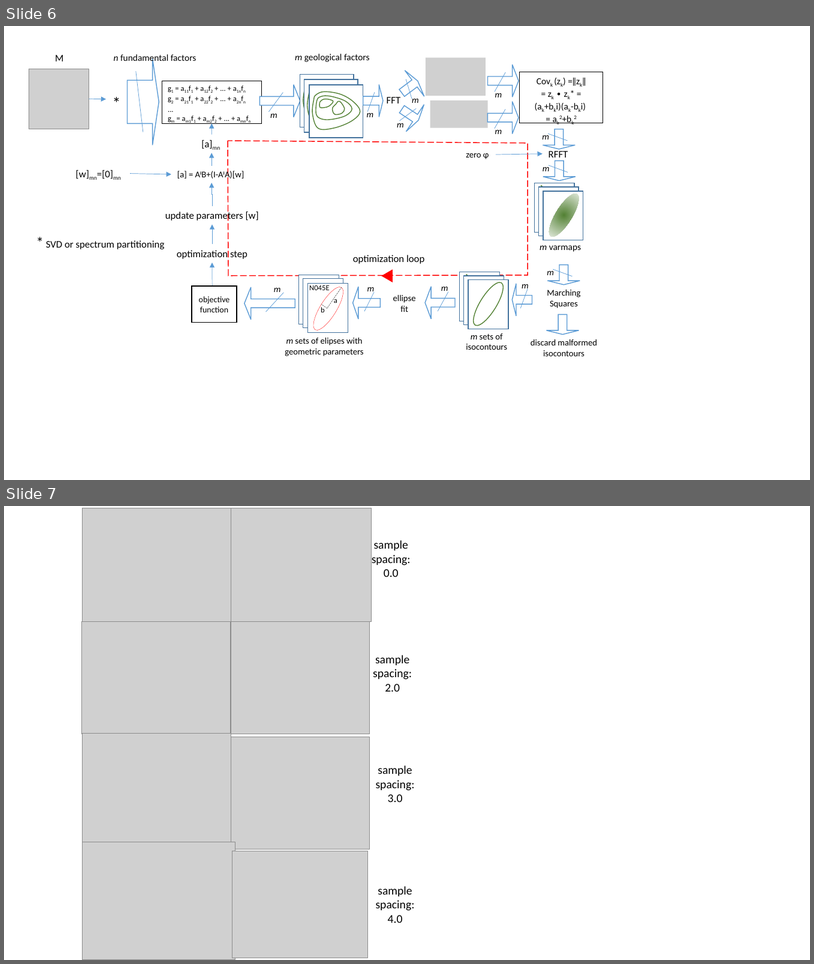
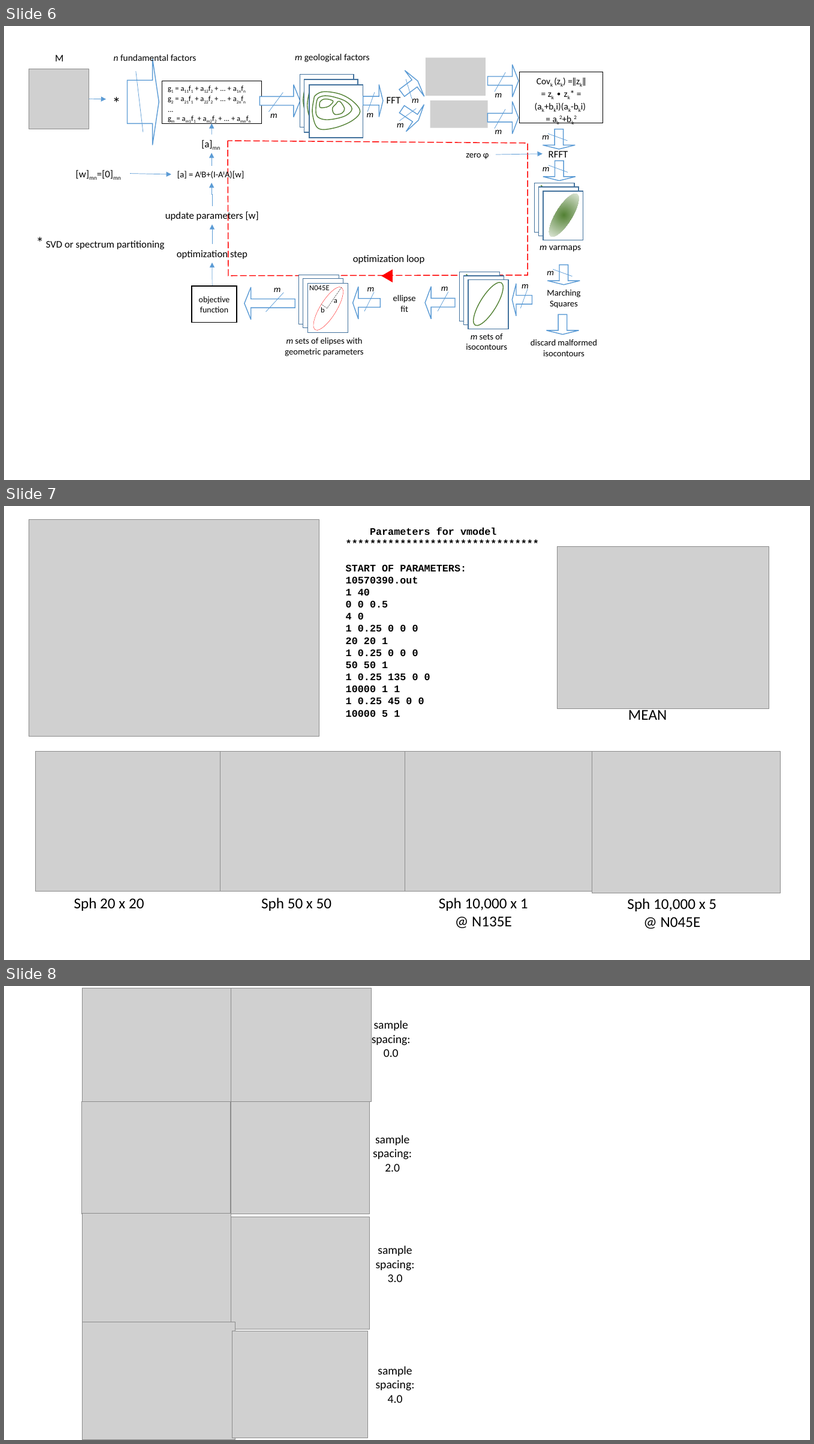
Before and after one commit to PauloCarvalhoRJ/gammaray, a slide deck: docs/figures.pptx. Shown one above the other, each under a label of ours: slides 6 and 7 before the commit, slides 6, 7 and 8 after it. The pictures are 814x964 and 814x1444 pixels, drawn with LibreOffice and Linux fonts; fonts in the diff are those of the drawing; grey boxes stand for pictures. Boxes give left, top, right and bottom in pixels: in the first picture for what was removed or moved away, otherwise in the second. Text is boxed around its words. In the diff, an @@ line names an element or a change of style, - is before the commit and + after.

```diff
--- a/docs/figures.pptx
+++ b/docs/figures.pptx
@@ slide 7 added at [4, 506, 810, 960], background #FFFFFF @@
@@ picture added at [29, 519, 319, 736] @@
@@ text added at [346, 528, 497, 717], 12 pt, text #000000, bold @@
+Parameters for vmodel
+********************************
+START OF PARAMETERS:
+10570390.out
+1 40
+0 0 0.5
+4 0
+1 0.25 0 0 0
+20 20 1
+1 0.25 0 0 0
+50 50 1
+1 0.25 135 0 0
+10000 1 1
+1 0.25 45 0 0
+10000 5 1
@@ picture added at [558, 547, 770, 709] @@
@@ text added at [629, 708, 667, 720], 18 pt, text #000000 @@
+MEAN
@@ picture added at [35, 751, 221, 891] @@
@@ picture added at [221, 751, 408, 891] @@
@@ picture added at [405, 751, 593, 891] @@
@@ picture added at [593, 751, 781, 892] @@
@@ text added at [74, 897, 144, 910], 18 pt, text #000000 @@
+Sph 20 x 20
@@ text added at [261, 897, 332, 910], 18 pt, text #000000 @@
+Sph 50 x 50
@@ text added at [439, 897, 528, 926], 18 pt, text #000000 @@
+Sph 10,000 x 1
+@ N135E
@@ text added at [627, 898, 717, 927], 18 pt, text #000000 @@
+Sph 10,000 x 5
+@ N045E
@@ what was slide 7 is now slide 8 @@
```
Also in this commit, not shown: 3 other files.
